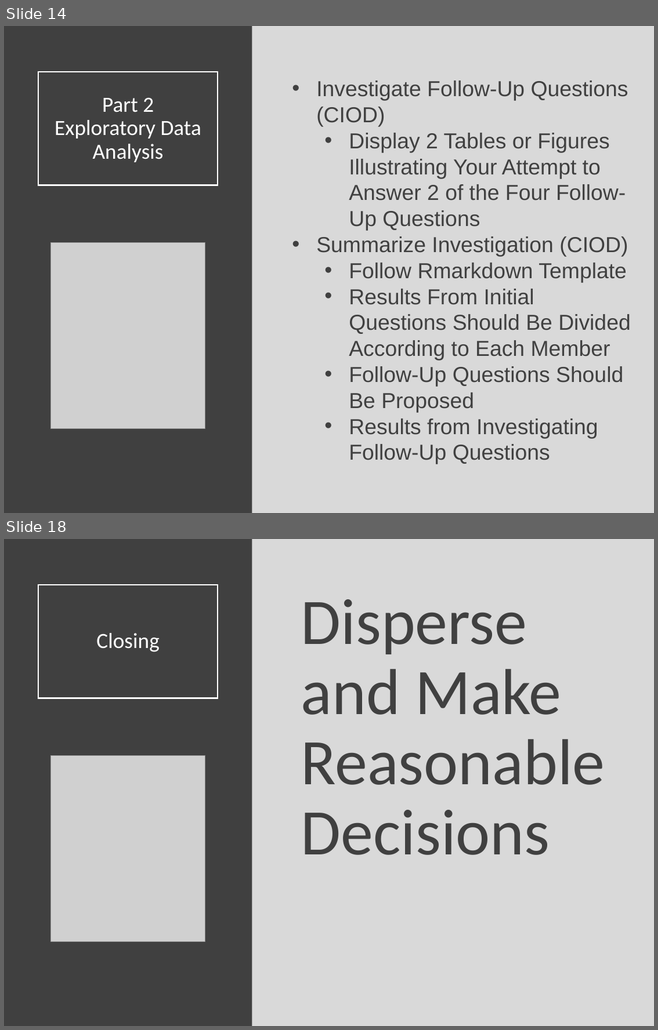
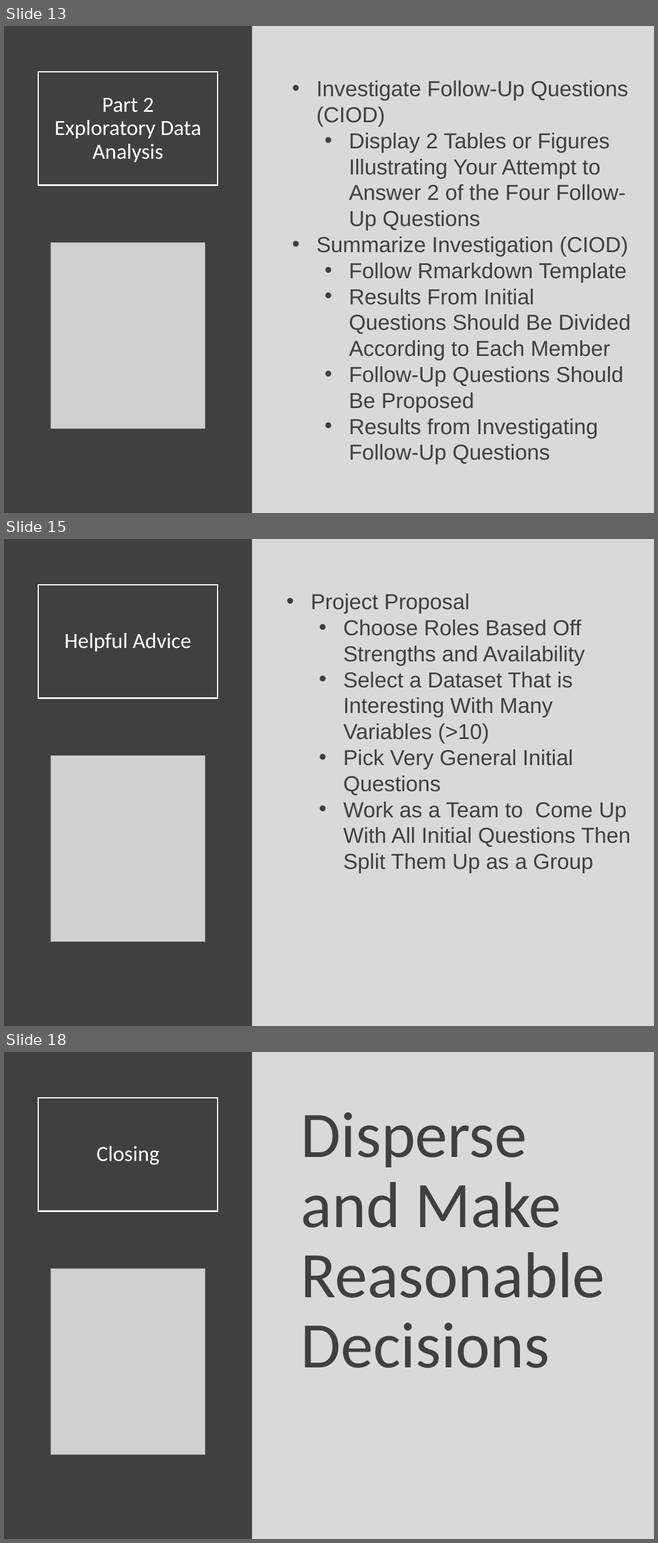
Before and after one commit to Yixf-Self/STOR320_WEBSITE, a slide deck: Lecture/Lecture 10/Lecture 10.pptx. Shown one above the other, each under a label of ours: slides 14 and 18 before the commit, slides 13, 15 and 18 after it; the slides between them are not shown. The pictures are 658x1030 and 658x1543 pixels, drawn with LibreOffice and Linux fonts; fonts in the diff are those of the drawing; grey boxes stand for pictures. Boxes give left, top, right and bottom in pixels: in the first picture for what was removed or moved away, otherwise in the second. Text is boxed around its words. In the diff, an @@ line names an element or a change of style, - is before the commit and + after.

```diff
--- a/Lecture/Lecture 10/Lecture 10.pptx
+++ b/Lecture/Lecture 10/Lecture 10.pptx
@@ slide 15 added at box(4, 539, 654, 1026), background #D9D9D9 @@
@@ rectangle added at box(4, 539, 252, 1026), fill #404040 @@
@@ title added at box(38, 584, 217, 698), outline #FFFFFF 1.5 pt, 24 pt, text #FFFFFF @@
+Helpful Advice
@@ text added at box(311, 594, 630, 874), 24 pt, text #404040 @@
+• Project Proposal
+  • Choose Roles Based Off Strengths and Availability
+  • Select a Dataset That is Interesting With Many Variables (>10)
+  • Pick Very General Initial Questions
+  • Work as a Team to Come Up With All Initial Questions Then Split Them Up as a Group
@@ picture added at box(51, 755, 205, 942) @@
@@ what was slide 14 is now slide 13 @@
```
Also in this commit, not shown: 7 slides changed, 1 other slide added, 2 slides removed, 9 other files.
